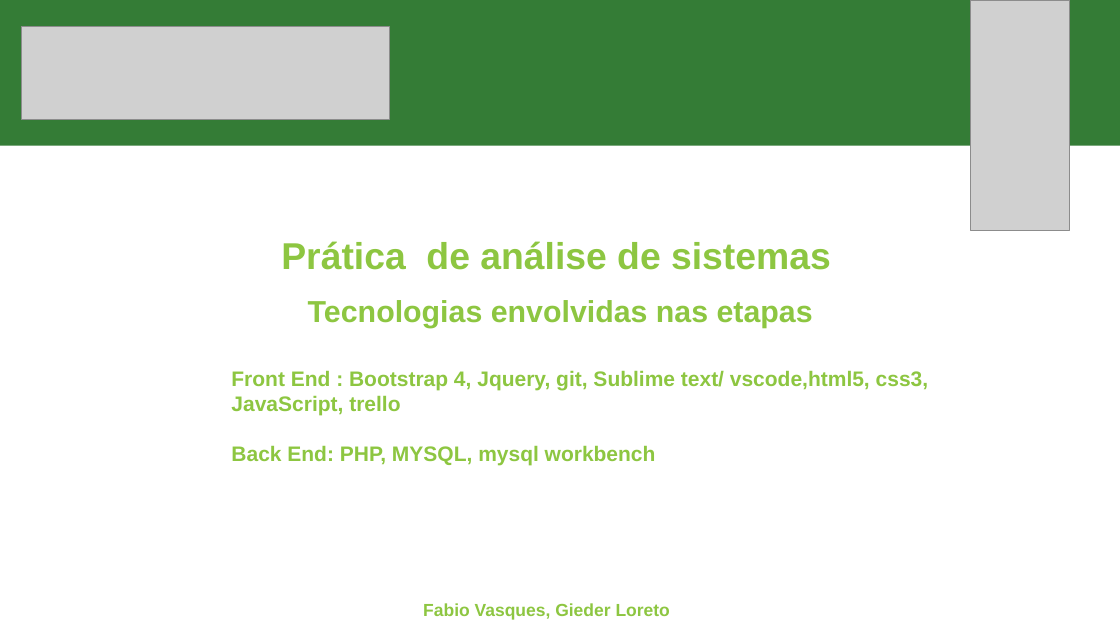
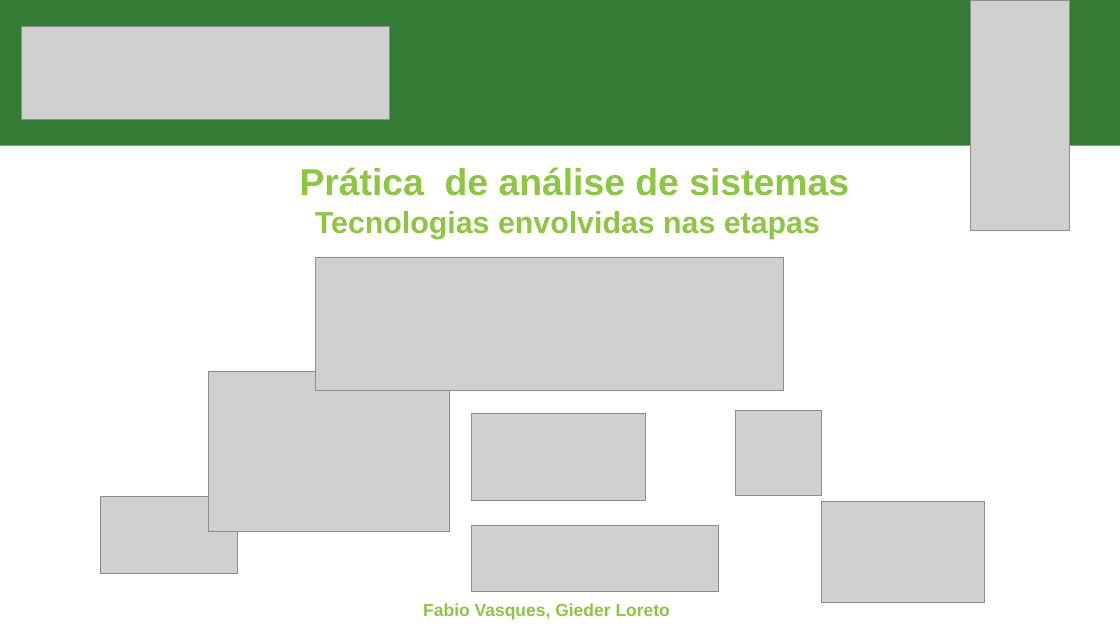
Before and after one commit to fabioportovasques/projeto-sus, a slide deck: slide 4 of primeira entrega.pptx. Drawn at 1120x630 pixels with LibreOffice and Linux fonts; fonts in the diff are those of the drawing; grey boxes stand for pictures. Boxes give left, top, right and bottom in pixels: in the first picture for what was removed or moved away, otherwise in the second. Text is boxed around its words. In the diff, an @@ line names an element or a change of style, - is before the commit and + after.

```diff
--- a/primeira entrega.pptx
+++ b/primeira entrega.pptx
@@ text "Prática de análise de sistemas": place and size @@
-text "Prática de análise de sistemas" at bbox=[281, 241, 831, 270]
+text "Prática de análise de sistemas" at bbox=[300, 167, 849, 196]
@@ text "Tecnologias envolvidas nas etapas": place and size @@
-text "Tecnologias envolvidas nas etapas" at bbox=[308, 300, 813, 328]
+text "Tecnologias envolvidas nas etapas" at bbox=[315, 211, 820, 239]
@@ picture added at bbox=[316, 257, 784, 390] @@
@@ picture added at bbox=[209, 371, 450, 532] @@
@@ text removed at bbox=[231, 370, 929, 466] @@
-Front End : Bootstrap 4, Jquery, git, Sublime text/ vscode,html5, css3, JavaScript, trello
-Back End: PHP, MYSQL, mysql workbench
@@ picture added at bbox=[471, 414, 645, 502] @@
@@ picture added at bbox=[736, 411, 821, 496] @@
@@ picture added at bbox=[100, 497, 238, 574] @@
@@ picture added at bbox=[821, 501, 984, 602] @@
@@ picture added at bbox=[471, 526, 719, 592] @@
```
Also in this commit, not shown: 5 other slides changed, 1 slide added, 1 other file.
